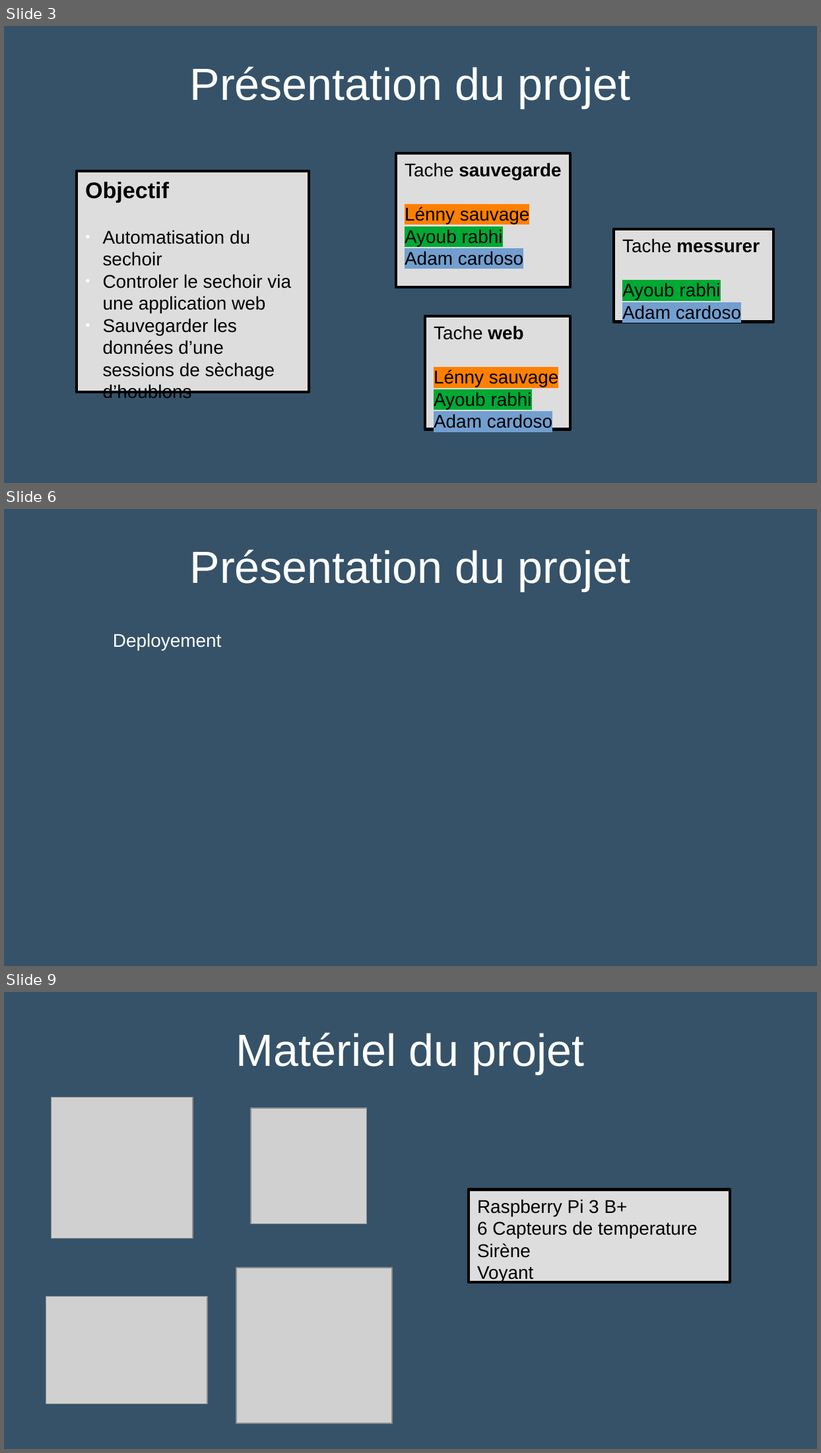
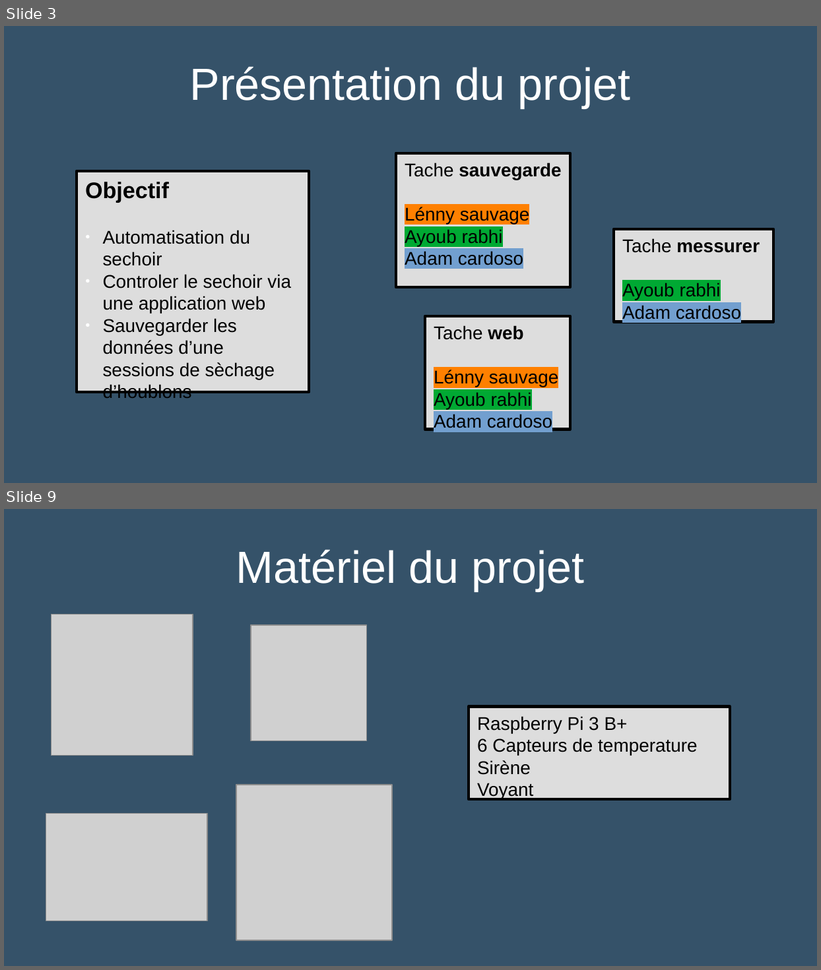
Before and after one commit to Sauvage89/sechoir-houblon, a slide deck: doc/diaporama/revue1.odp. Shown one above the other, each under a label of ours: slides 3, 6 and 9 before the commit, slides 3 and 9 after it; the slides between them are not shown. The pictures are 821x1453 and 821x970 pixels, drawn with LibreOffice and Linux fonts; fonts in the diff are those of the drawing; grey boxes stand for pictures. Boxes give left, top, right and bottom in pixels: in the first picture for what was removed or moved away, otherwise in the second. Text is boxed around its words. In the diff, an @@ line names an element or a change of style, - is before the commit and + after.

```diff
--- a/doc/diaporama/revue1.odp
+++ b/doc/diaporama/revue1.odp
@@ slide 6 removed at (4, 509, 817, 966), background #355269 @@
@@ title removed at (190, 549, 630, 591) @@
-Présentation du projet
@@ text removed at (113, 633, 221, 650) @@
-Deployement
```
Also in this commit, not shown: 4 slides changed, 2 slides added, 1 other slide removed, 3 other files.
